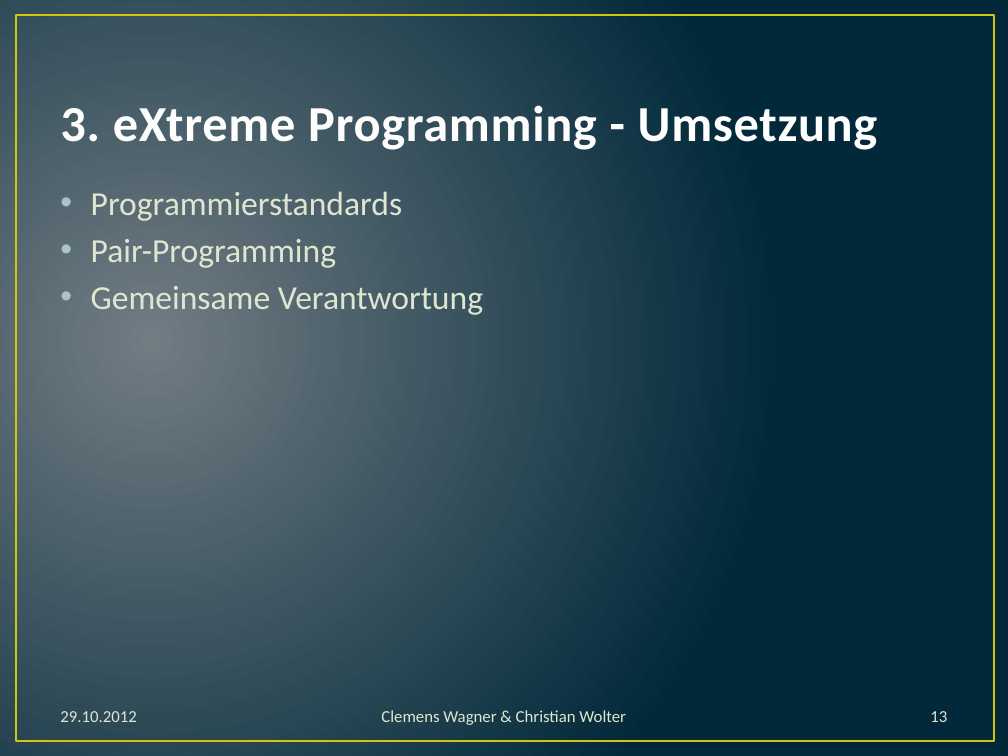
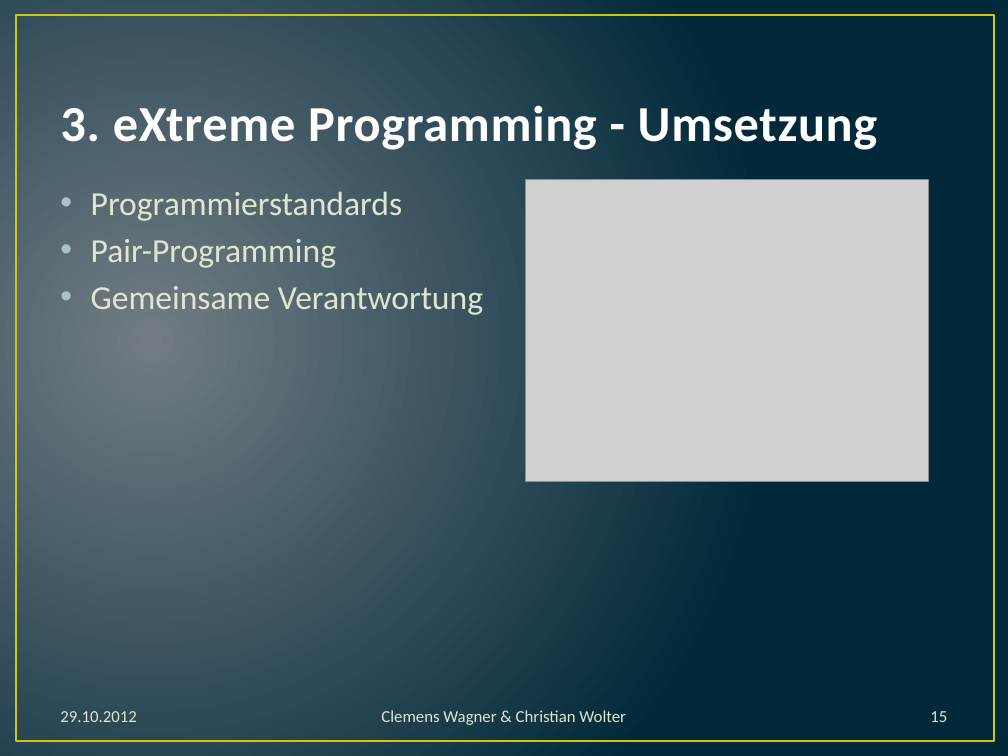
Before and after one commit to dev693/ants, a slide deck: slide 15 of Ants/src/doku/präsentation.pptx (slide 13 before the commit). Drawn at 1008x756 pixels with LibreOffice and Linux fonts; fonts in the diff are those of the drawing; grey boxes stand for pictures. Boxes give left, top, right and bottom in pixels: in the first picture for what was removed or moved away, otherwise in the second. Text is boxed around its words. In the diff, an @@ line names an element or a change of style, - is before the commit and + after.

```diff
--- a/Ants/src/doku/präsentation.pptx
+++ b/Ants/src/doku/präsentation.pptx
@@ picture added at (525, 179, 927, 481) @@
@@ page number at (930, 711, 947, 722): text changed @@
-13
+15
```
Also in this commit, not shown: 2 other slides changed, 2 slides added, 1 other file.
